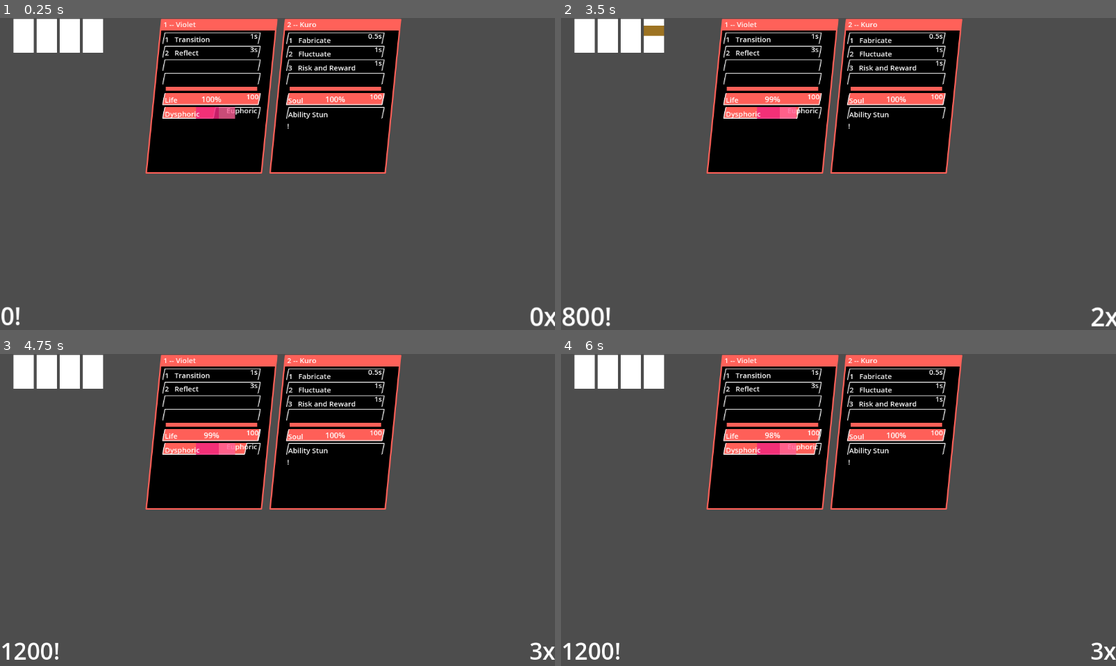
Above: before the commit, frames 1-4 (two rows, left to right).
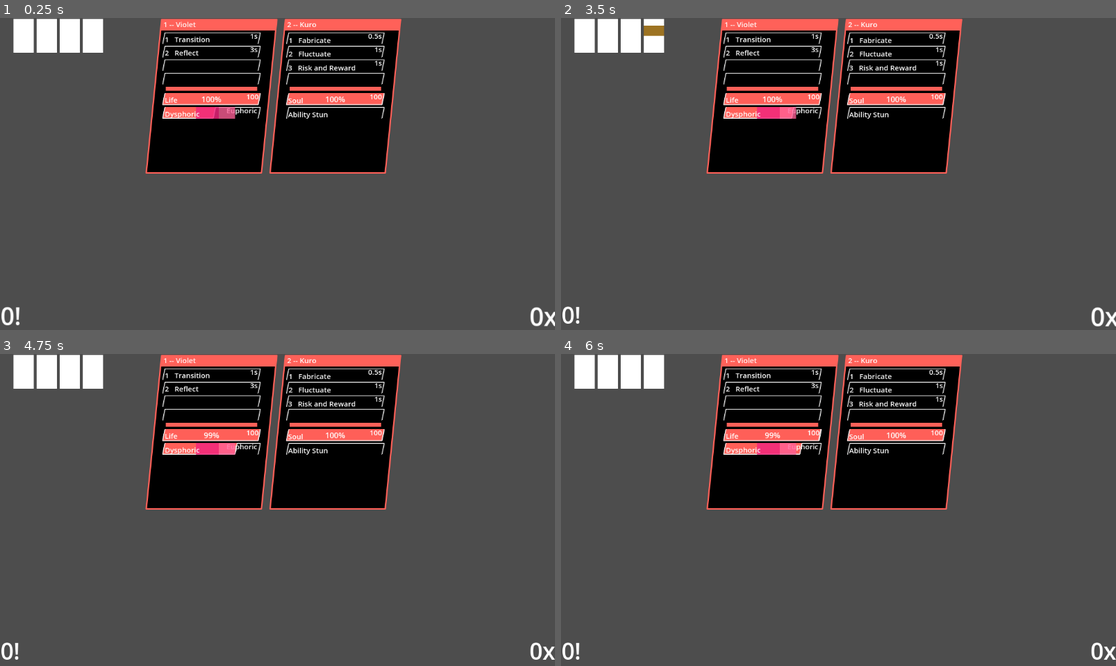
Above: after the commit, the same moments.

Repository: coltonisgod234/Project-KURO-Client
Game: Godot game, scene res://main.tscn
Same seed, same stepped clock (60 frames per second), same inputs: the game is played once before the commit and once after it.
Inputs (mouse positions are in pixels of both pictures, inside the frame that each line leads up to):
- Up to frame 1 (0.25 s): no input
- Up to frame 2 (3.5 s): move the mouse to (960, 158) at 0.52 s; tap S (Character) at 0.6, 1.55, 2.1, 3.05 s; tap Enter at 1.25 s; move the mouse to (727, 189) at 1.27 s; tap L (Ability) at 1.35 s; move the mouse to (894, 105) at 2.02 s; move the mouse to (810, 236) at 2.77 s; tap D (key0) at 2.85 s
- Up to frame 3 (4.75 s): move the mouse to (444, 556) at 3.52 s; tap F (key1) at 3.6 s; tap S (Character) at 3.8, 4.55 s; tap Space at 4.25 s; move the mouse to (111, 463) at 4.27 s; tap J (key2) at 4.35 s
- Up to frame 4 (6 s): move the mouse to (866, 510) at 5.02 s; tap K (key3) at 5.1 s; tap S (Character) at 5.3 s; tap Enter at 5.75 s; move the mouse to (755, 432) at 5.77 s; tap Mouse wheel down (volume_down) at 5.85 s

The runs differ from the first frame. In frame 1, less than 0.1% of the frame differs, in the area x 51-53%, y 33-36%; in frame 2, 0.5%; in frame 3, 0.4%; in frame 4, 0.5%, in the area x 0-98%, y 24-98%.

Commit message:
Fixed a silly conflict between other SetMissable effects and Violet, and also brought back lerp-smoothed motivation. Turns out I didn't text enough...

Diff:
--- a/UI_stuff/character_label.gd
+++ b/UI_stuff/character_label.gd
@@ -12,5 +12,9 @@
 		return
 
 	var value = check.get(property_name)
+	if value == "":
+		randomize()
+		return
+
 	self.text = fstring % [value]
 	#print(self.value)
--- a/gameplay/mod_characters/violet/violet.gd
+++ b/gameplay/mod_characters/violet/violet.gd
@@ -1,6 +1,5 @@
 extends KURO_Character
 
-var did_i_already_set_missable: bool = false
 var reserve: int = 0
 @export var motivation: float = 0.0
 @export var default_motivation_spd: float = 0.15
@@ -48,11 +47,12 @@
 	pass
 
 func _process(_delta:float):
-	#motivation = lerp(motivation, state, motivation_speed * _delta)
-	motivation += motivation_speed * _delta
+	motivation = lerp(motivation, state, motivation_speed * _delta)
+	#motivation += motivation_speed * _delta
 	var missable = motivation <= positive_effect_threshold
-	$Executor.apply_argument("SetMissable", "missable", missable)
-	$Executor.apply("SetMissable")
+	if missable:
+		$Executor.apply_argument("SetMissable", "missable", missable)
+		$Executor.apply("SetMissable")
 
 	if not missable:
 		life -= abs(motivation) * multiplication
